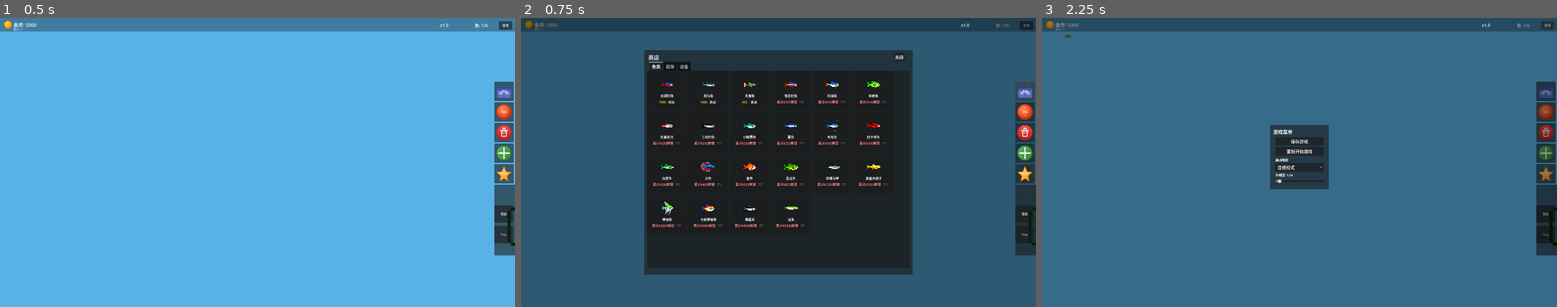
Above: before the commit, frames 1-3 (left to right).
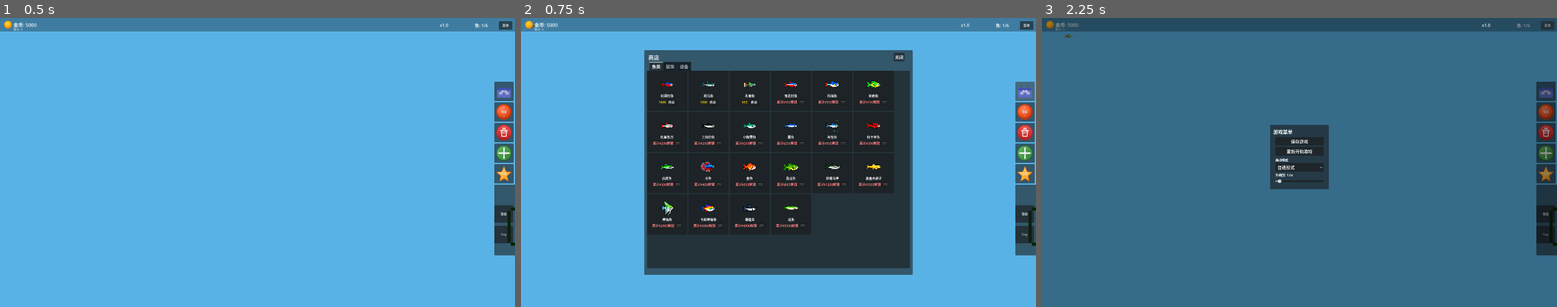
Above: after the commit, the same moments.

Repository: ZhanXuzhao/Deskquarium
Game: Godot game, scene res://main.tscn
Same seed, same stepped clock (60 frames per second), same inputs: the game is played once before the commit and once after it.
Inputs:
- Up to frame 1 (0.5 s): no input
- Up to frame 2 (0.75 s): click "商店" at 0.5 s
- Up to frame 3 (2.25 s): click "关闭" at 1.25 s; click "菜单" at 2 s

Frame 1 is identical in both runs. In frame 2, 64% of the frame differs, in the area x 0-100%, y 0-100%; in frame 3, nothing differs.
Error in both runs: Invalid access to property or key 'value' on a base object of type 'Dictionary'. (res://scenes/ui/fish_card/fish_card.gd:38)

Commit message:
refactor: 移除商城面板和自动买鱼面板的全屏半透明遮罩

Diff:
--- a/scripts/main.gd
+++ b/scripts/main.gd
@@ -494,11 +494,6 @@
 					break
 
 	# Shop panel
-	var shop_bg := _ui_container.get_node_or_null("ShopBg") as ColorRect
-	if shop_bg:
-		shop_bg.size = view_size
-		shop_bg.position = Vector2.ZERO
-
 	var shop_panel := _ui_container.get_node_or_null("ShopPanel") as Panel
 	if shop_panel:
 		shop_panel.position = Vector2(view_size.x / 2 - 500, view_size.y / 2 - 420)
@@ -584,15 +579,6 @@
 
 
 func _build_shop_panel(parent: Node, view_size: Vector2) -> void:
-	var shop_bg := ColorRect.new()
-	shop_bg.name = "ShopBg"
-	shop_bg.color = Color(0, 0, 0, 0.5)
-	shop_bg.size = view_size
-	shop_bg.position = Vector2.ZERO
-	shop_bg.visible = false
-	shop_bg.mouse_filter = Control.MOUSE_FILTER_STOP
-	parent.add_child(shop_bg)
-
 	var shop_panel := Panel.new()
 	shop_panel.name = "ShopPanel"
 	shop_panel.size = Vector2(1000, 840)
@@ -829,10 +815,7 @@
 		return
 	_ui_container.visible = true
 	# 按当前状态隐藏不应显示的面板
-	var shop_bg := _ui_container.get_node_or_null("ShopBg") as ColorRect
 	var shop_panel_node := _ui_container.get_node_or_null("ShopPanel") as Panel
-	if shop_bg:
-		shop_bg.visible = shop_panel_open
 	if shop_panel_node:
 		shop_panel_node.visible = shop_panel_open
 	if _fish_info_panel:
@@ -1118,7 +1101,6 @@
 		return
 	shop_panel_open = not shop_panel_open
 	if is_instance_valid(_ui_container):
-		_ui_container.get_node("ShopBg").visible = shop_panel_open
 		_ui_container.get_node("ShopPanel").visible = shop_panel_open
 
 	if shop_panel_open:
@@ -1858,20 +1840,6 @@
 		_close_auto_buy_settings()
 		return
 
-	# 创建背景遮罩
-	var bg := ColorRect.new()
-	bg.name = "AutoBuySettingsBg"
-	bg.color = Color(0, 0, 0, 0.5)
-	bg.size = get_viewport_rect().size
-	bg.position = Vector2.ZERO
-	bg.visible = true
-	bg.mouse_filter = Control.MOUSE_FILTER_STOP
-	bg.gui_input.connect(func(event: InputEvent):
-		if event is InputEventMouseButton and event.pressed and event.button_index == MOUSE_BUTTON_LEFT:
-			_close_auto_buy_settings()
-	)
-	_ui_container.add_child(bg)
-
 	var panel := Panel.new()
 	panel.name = "AutoBuySettings"
 	panel.size = Vector2(800, 660)
@@ -1926,9 +1894,6 @@
 
 func _close_auto_buy_settings() -> void:
 	if is_instance_valid(_ui_container):
-		var bg := _ui_container.get_node_or_null("AutoBuySettingsBg")
-		if bg:
-			bg.queue_free()
 		var panel := _ui_container.get_node_or_null("AutoBuySettings")
 		if panel:
 			panel.queue_free()
